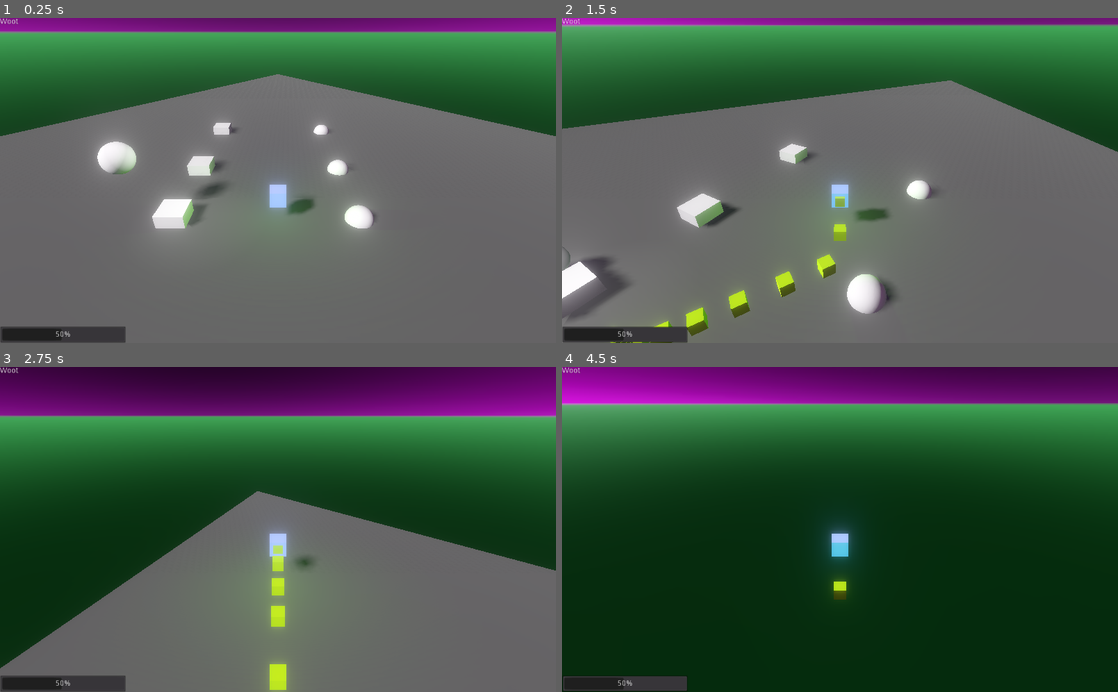
Above: before the commit, frames 1-4 (two rows, left to right).
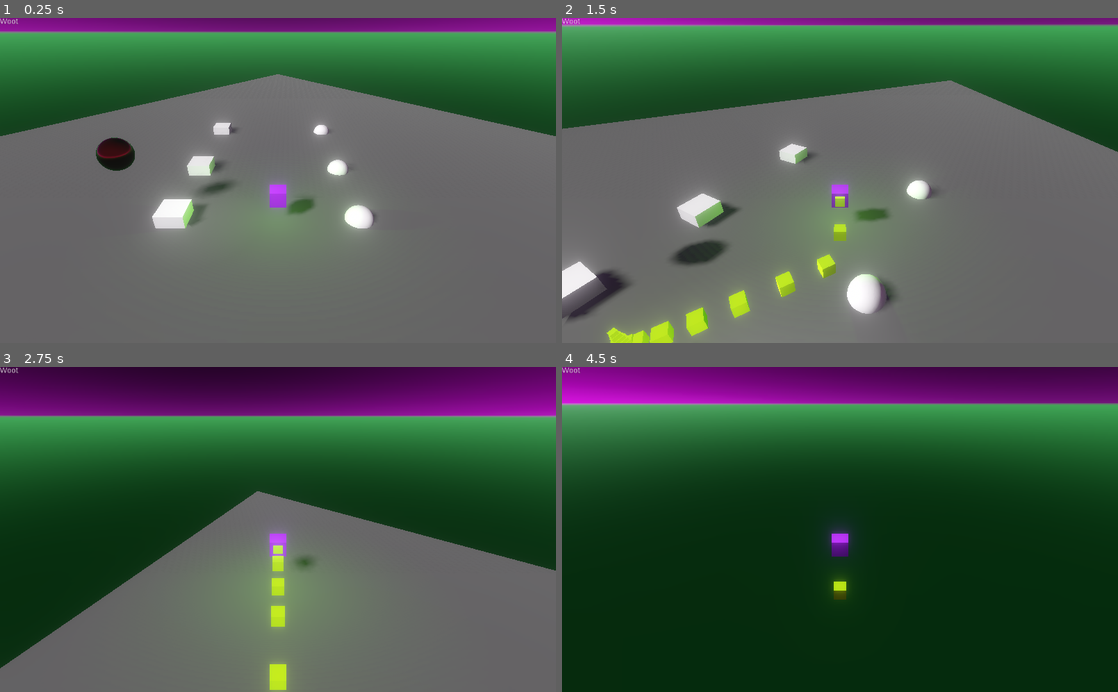
Above: after the commit, the same moments.

Repository: kirkja-leikjahonnunar/kor
Game: Godot game, scene res://Main/Main.tscn
The game is run twice, just before and just after one commit, with the same random seed, the same clock (stepped at 60 frames per second) and the same inputs.
Inputs (mouse positions are in pixels of both pictures, inside the frame that each line leads up to):
- Up to frame 1 (0.25 s): no input
- Up to frame 2 (1.5 s): tap Enter at 0.5 s; move the mouse to (867, 180) at 0.52 s; hold W (move_forward) from 0.53 s (still down); right-click (867, 180) at 0.6 s; click (867, 180) at 0.8 s; move the mouse to (812, 180) at 1.27 s; click (812, 180) at 1.35 s
- Up to frame 3 (2.75 s): keep holding W (move_forward); right-click (250, 529) at 1.55 s; move the mouse to (289, 523) at 2.02 s; hold Space (breaks) from 2.03 s (still down); click (289, 523) at 2.3 s
- Up to frame 4 (4.5 s): keep holding W (move_forward); move the mouse to (834, 536) at 2.77 s; release Space (breaks) at 2.78 s; right-click (834, 536) at 2.85 s; move the mouse to (878, 532) at 3.52 s; click (878, 532) at 3.6 s; move the mouse to (795, 526) at 4.27 s; right-click (795, 526) at 4.35 s

The runs differ from the first frame. In frame 1, 2.1% of the frame differs, in the area x 0-52%, y 36-100%; in frame 2, 2.9%, in the area x 0-57%, y 51-100%; in frame 3, 1.3%; in frame 4, 1.4%.

Commit message:
Started to implement the laser pointer.

Diff:
--- a/Code/KirkjaOnline/Actors/Bubble/Bubble.tscn
+++ b/Code/KirkjaOnline/Actors/Bubble/Bubble.tscn
@@ -1,21 +1,30 @@
-[gd_scene load_steps=3 format=2]
+[gd_scene load_steps=5 format=2]
+
+[ext_resource path="res://Actors/Bubble/assets/bubble.gd" type="Script" id=1]
 
 [sub_resource type="SphereMesh" id=1]
 
-[sub_resource type="SphereShape" id=2]
+[sub_resource type="SpatialMaterial" id=2]
+albedo_color = Color( 0.67451, 0.129412, 0.129412, 1 )
+metallic = 1.0
+roughness = 0.0
+
+[sub_resource type="SphereShape" id=3]
 
 [node name="Bubble" type="Spatial"]
+script = ExtResource( 1 )
 
 [node name="OmniLight" type="OmniLight" parent="."]
 transform = Transform( 1, 0, 0, 0, 1, 0, 0, 0, 1, 4.27095, 2.02651, -4.76837e-07 )
 omni_range = 8.37422
 
 [node name="RigidBody" type="RigidBody" parent="."]
+gravity_scale = 0.0
 linear_velocity = Vector3( 0, 1, 0 )
 
 [node name="MeshInstance" type="MeshInstance" parent="RigidBody"]
 mesh = SubResource( 1 )
-material/0 = null
+material/0 = SubResource( 2 )
 
 [node name="CollisionShape" type="CollisionShape" parent="RigidBody"]
-shape = SubResource( 2 )
+shape = SubResource( 3 )
--- /dev/null
+++ b/Code/KirkjaOnline/Actors/Bubble/assets/bubble.gd
@@ -0,0 +1,8 @@
+extends Spatial
+class_name Bubble
+
+
+var speed: float = 1 # m/s
+
+func _process(delta_time: float) -> void:
+	translate(Vector3.UP * speed * delta_time)
--- a/Code/KirkjaOnline/Actors/Signpost/Signpost.tscn
+++ b/Code/KirkjaOnline/Actors/Signpost/Signpost.tscn
@@ -48,3 +48,6 @@
 __meta__ = {
 "_edit_use_anchors_": false
 }
+
+[node name="OmniLight" type="OmniLight" parent="."]
+transform = Transform( 1, 0, 0, 0, 1, 0, 0, 0, 1, 1.80408, 2.33723, 9.53674e-07 )
--- a/Code/KirkjaOnline/Actors/Signpost/assets/signpost.gd
+++ b/Code/KirkjaOnline/Actors/Signpost/assets/signpost.gd
@@ -1,4 +1,4 @@
-tool
+#tool
 extends Spatial
 class_name Signpost
 
--- a/Code/KirkjaOnline/Actors/Voidling/Assets/Voidling.gd
+++ b/Code/KirkjaOnline/Actors/Voidling/Assets/Voidling.gd
@@ -1,6 +1,8 @@
 # tool
 extends Spatial
 class_name Voidling
+
+onready var signpost_ps: PackedScene = preload("res://Actors/Signpost/Signpost.tscn")
 
 enum TravelMode { PUCK, WALK, FLY }
 
@@ -16,13 +18,14 @@
 # export var movement_speed: float = 10.0
 export var travel_mode = TravelMode.PUCK
 
-onready var KB: KinematicBody = $KinematicBody
 
 # Class member variables.
 var main: Node = null
 var pronouns: String = "all / any" # warning-ignore:shadowed_variable
 var gravity_vector: Vector3 = Vector3.DOWN # warning-ignore:shadowed_variable
 
+onready var AREA: Area = $Area
+onready var RAYCAST: RayCast = $Area/RayCast
 
 ######################
 # Voidling Functions #
@@ -35,11 +38,13 @@
 	self.main = main
 	self.pronouns = pronouns
 	self.main.Hey("Hey Main thank's for spawning me.\nYours truley,\n- %s" % [self.pronouns])
-	var material = $KinematicBody/MeshInstance.get_surface_material(0)
+
+	var material = $Area/MeshInstance.get_surface_material(0)
 	material.set_shader_param("Color", PrimaryColor)
 	material.set_shader_param("Emission", EmissionColor)
-	$KinematicBody/Column.process_material.set_color(SecondaryColor)
-	$CentralLight.set_color(SecondaryColor)
+
+	$Area/Column.process_material.set_color(SecondaryColor)
+	$Area/CentralLight.set_color(SecondaryColor)
 
 ###################
 # Godot Functions #
@@ -67,6 +72,7 @@
 			thrust_direction -= get_global_transform().basis.x
 		if Input.is_action_pressed("move_right"):
 			thrust_direction += get_global_transform().basis.x
+
 
 	else:
 		# Both WALK and FLY: local coords.
@@ -105,6 +111,28 @@
 	translate(velocity)
 
 
+
+	# Racast.
+	if Input.is_action_just_pressed("enable_laser"):
+		RAYCAST.set_enabled(true)
+	elif Input.is_action_just_released("enable_laser"):
+		RAYCAST.set_enabled(false)
+
+	if RAYCAST.is_enabled() and RAYCAST.is_colliding():
+		var other_object: Object = RAYCAST.get_collider()
+		if other_object.owner is Bubble:
+			other_object.queue_free()
+		else:
+			if Input.is_action_just_pressed("post_sign"):
+				var collision_point: Vector3 = RAYCAST.get_collision_point()
+				var signpost: Signpost = signpost_ps.instance()
+				signpost.translation = collision_point
+				self.main.add_child(signpost)
+				print("Post sign.")
+
+
+
+
 # Input.
 func _input(event: InputEvent) -> void:
 	if event is InputEventMouseMotion:
@@ -116,7 +144,7 @@
 
 		if travel_mode == TravelMode.WALK:
 			self.rotate_y(event.get_relative().x * -MouseSensitivityX) # Yaw.
-			KB.rotate_object_local(Vector3.RIGHT, event.get_relative().y * -MouseSensitivityY) # Pitch.
+			AREA.rotate_object_local(Vector3.RIGHT, event.get_relative().y * -MouseSensitivityY) # Pitch.
 
 		if travel_mode == TravelMode.FLY:
 			self.rotate_y(event.get_relative().x * -MouseSensitivityX) # Yaw.
@@ -139,3 +167,10 @@
 #		else:
 #			print("Off")
 #			reset_to_zero = false
+
+
+
+
+
+func _on_Area_area_shape_entered(area_id: int, area: Area, area_shape: int, local_shape: int) -> void:
+	print("I hit something.")
--- a/Code/KirkjaOnline/Actors/Voidling/Voidling.tscn
+++ b/Code/KirkjaOnline/Actors/Voidling/Voidling.tscn
@@ -19,24 +19,25 @@
 
 [node name="Voidling" type="Spatial"]
 script = ExtResource( 3 )
-EmissionColor = Color( 0.207843, 0.670588, 0.811765, 1 )
 travel_mode = 2
 
-[node name="KinematicBody" type="KinematicBody" parent="."]
+[node name="Area" type="Area" parent="."]
+gravity_point = true
+gravity_vec = Vector3( 0, 0, 0 )
 
-[node name="MeshInstance" type="MeshInstance" parent="KinematicBody"]
+[node name="MeshInstance" type="MeshInstance" parent="Area"]
 transform = Transform( 1.1, 0, 0, 0, 1.1, 0, 0, 0, 1.1, 0, 0, 0 )
 mesh = SubResource( 1 )
 material/0 = ExtResource( 4 )
 
-[node name="Orbitors" type="Particles" parent="KinematicBody"]
+[node name="Orbitors" type="Particles" parent="Area"]
 visible = false
 amount = 20
 local_coords = false
 process_material = ExtResource( 2 )
 draw_pass_1 = SubResource( 3 )
 
-[node name="Column" type="Particles" parent="KinematicBody"]
+[node name="Column" type="Particles" parent="Area"]
 cast_shadow = 0
 amount = 20
 speed_scale = 0.44
@@ -44,22 +45,28 @@
 process_material = ExtResource( 1 )
 draw_pass_1 = SubResource( 3 )
 
-[node name="CameraPivot" type="Spatial" parent="KinematicBody"]
+[node name="CameraPivot" type="Spatial" parent="Area"]
 transform = Transform( 1, 0, 0, 0, 0.860706, 0.509102, 0, -0.509102, 0.860706, 0, 2.78633, 2.68489 )
 
-[node name="Camera" type="Camera" parent="KinematicBody/CameraPivot"]
+[node name="Camera" type="Camera" parent="Area/CameraPivot"]
 transform = Transform( 1, 0, 0, 0, 1, 2.98023e-08, 0, -2.98023e-08, 1, 0, 2.38419e-07, 13.0315 )
 fov = 66.0
 far = 500.0
 
-[node name="CollisionShape" type="CollisionShape" parent="KinematicBody"]
+[node name="CollisionShape" type="CollisionShape" parent="Area"]
 shape = SubResource( 4 )
 
-[node name="CentralLight" type="OmniLight" parent="."]
+[node name="CentralLight" type="OmniLight" parent="Area"]
 light_color = Color( 0.588235, 0.960784, 0.494118, 1 )
-light_energy = 0.62
 shadow_enabled = true
 omni_range = 13.4
+
+[node name="RayCast" type="RayCast" parent="Area"]
+transform = Transform( 1, 0, 0, 0, 1, 0, 0, 0, 1, 0, 0.930521, 0 )
+cast_to = Vector3( 0, 0, -10 )
+
+[node name="SpotLight" type="SpotLight" parent="Area"]
+transform = Transform( 1, 0, 0, 0, 0.598856, 0.800857, 0, -0.800857, 0.598856, -0.48994, 2.99432, 1.7181 )
 
 [node name="Control" type="Control" parent="."]
 anchor_right = 1.0
@@ -69,13 +76,11 @@
 }
 
 [node name="Label" type="Label" parent="Control"]
-margin_right = 40.0
-margin_bottom = 14.0
+margin_right = 185.0
+margin_bottom = 132.0
 text = "Woot"
+__meta__ = {
+"_edit_use_anchors_": false
+}
 
-[node name="ProgressBar" type="ProgressBar" parent="Control"]
-anchor_top = 1.0
-anchor_bottom = 1.0
-margin_top = -31.0
-margin_right = 232.0
-value = 50.0
+[connection signal="area_shape_entered" from="Area" to="." method="_on_Area_area_shape_entered"]
--- a/Code/KirkjaOnline/Main/Main.tscn
+++ b/Code/KirkjaOnline/Main/Main.tscn
@@ -81,6 +81,9 @@
 [node name="Bubble" parent="Node3D/Void" instance=ExtResource( 3 )]
 transform = Transform( 1, 0, 0, 0, 1, 0, 0, 0, 1, -9.82502, 4.79921, 0 )
 
+[node name="Timer" type="Timer" parent="Node3D"]
+autostart = true
+
 [node name="Node2D" type="Node2D" parent="."]
 
 [node name="NodeUI" type="Control" parent="."]
@@ -89,3 +92,5 @@
 __meta__ = {
 "_edit_use_anchors_": false
 }
+
+[connection signal="timeout" from="Node3D/Timer" to="." method="_on_Timer_timeout"]
--- a/Code/KirkjaOnline/Main/assets/main.gd
+++ b/Code/KirkjaOnline/Main/assets/main.gd
@@ -4,13 +4,12 @@
 # Preload resource assets.
 onready var voidling_ps: PackedScene = preload("res://Actors/Voidling/Voidling.tscn")
 onready var sign_ps: PackedScene = preload("res://Actors/Signpost/Signpost.tscn")
+onready var bubble_ps: PackedScene = preload("res://Actors/Bubble/Bubble.tscn")
 
 # Renaming convinience.
 # Node refrences.
-onready var NODE_3D: Spatial = $Node3D
+onready var VOID: Spatial = $Node3D/Void
 onready var UI: Control = $NodeUI
-
-onready var VOID: Spatial = $Node3D/Void
 
 var player: Spatial = null
 
@@ -42,3 +41,10 @@
 	if event is InputEventKey:
 		if event.pressed and event.scancode == KEY_ESCAPE:
 			get_tree().quit()
+
+
+# Spawn bubble.
+func _on_Timer_timeout() -> void:
+	var bubble = bubble_ps.instance()
+
+	VOID.add_child(bubble)
--- a/Code/KirkjaOnline/project.godot
+++ b/Code/KirkjaOnline/project.godot
@@ -9,6 +9,11 @@
 config_version=4
 
 _global_script_classes=[ {
+"base": "Spatial",
+"class": "Bubble",
+"language": "GDScript",
+"path": "res://Actors/Bubble/assets/bubble.gd"
+}, {
 "base": "Node",
 "class": "Main",
 "language": "GDScript",
@@ -30,6 +35,7 @@
 "path": "res://Actors/Voidling/assets/voidling.gd"
 } ]
 _global_script_class_icons={
+"Bubble": "",
 "Main": "",
 "PlayerPrefs": "",
 "Signpost": "",
@@ -95,7 +101,16 @@
 }
 alt_fly_ui={
 "deadzone": 0.5,
+"events": [  ]
+}
+enable_laser={
+"deadzone": 0.5,
 "events": [ Object(InputEventMouseButton,"resource_local_to_scene":false,"resource_name":"","device":0,"alt":false,"shi …(212 unchanged characters)…
+ ]
+}
+post_sign={
+"deadzone": 0.5,
+"events": [ Object(InputEventMouseButton,"resource_local_to_scene":false,"resource_name":"","device":0,"alt":false,"shift":false,"control":false,"meta":false,"command":false,"button_mask":0,"position":Vector2( 0, 0 ),"global_position":Vector2( 0, 0 ),"factor":1.0,"button_index":1,"pressed":false,"doubleclick":false,"script":null)
  ]
 }
 
Not shown: 2 places in Code/KirkjaOnline/Main/Main.tscn that only renumber resources
